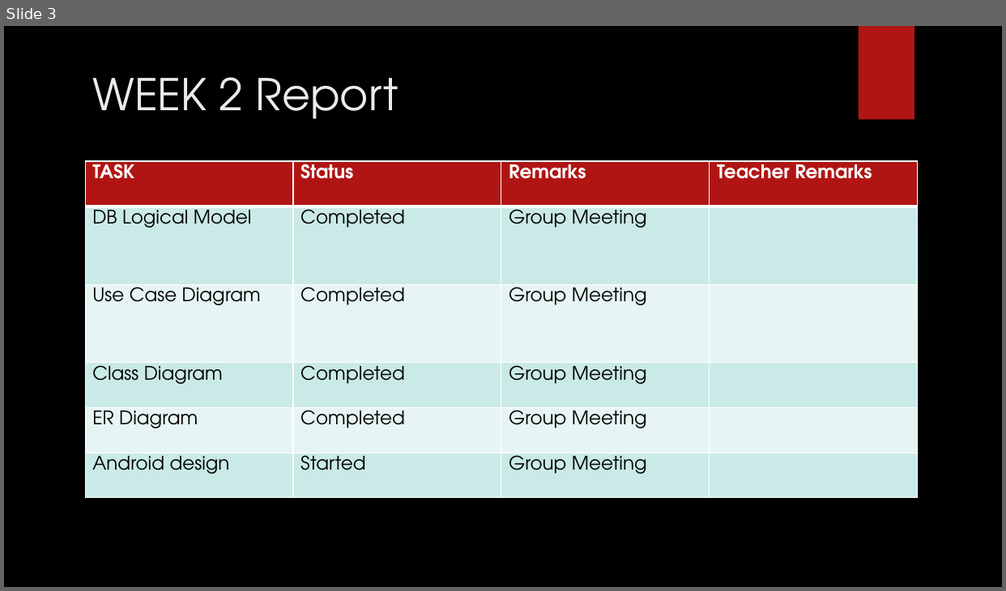
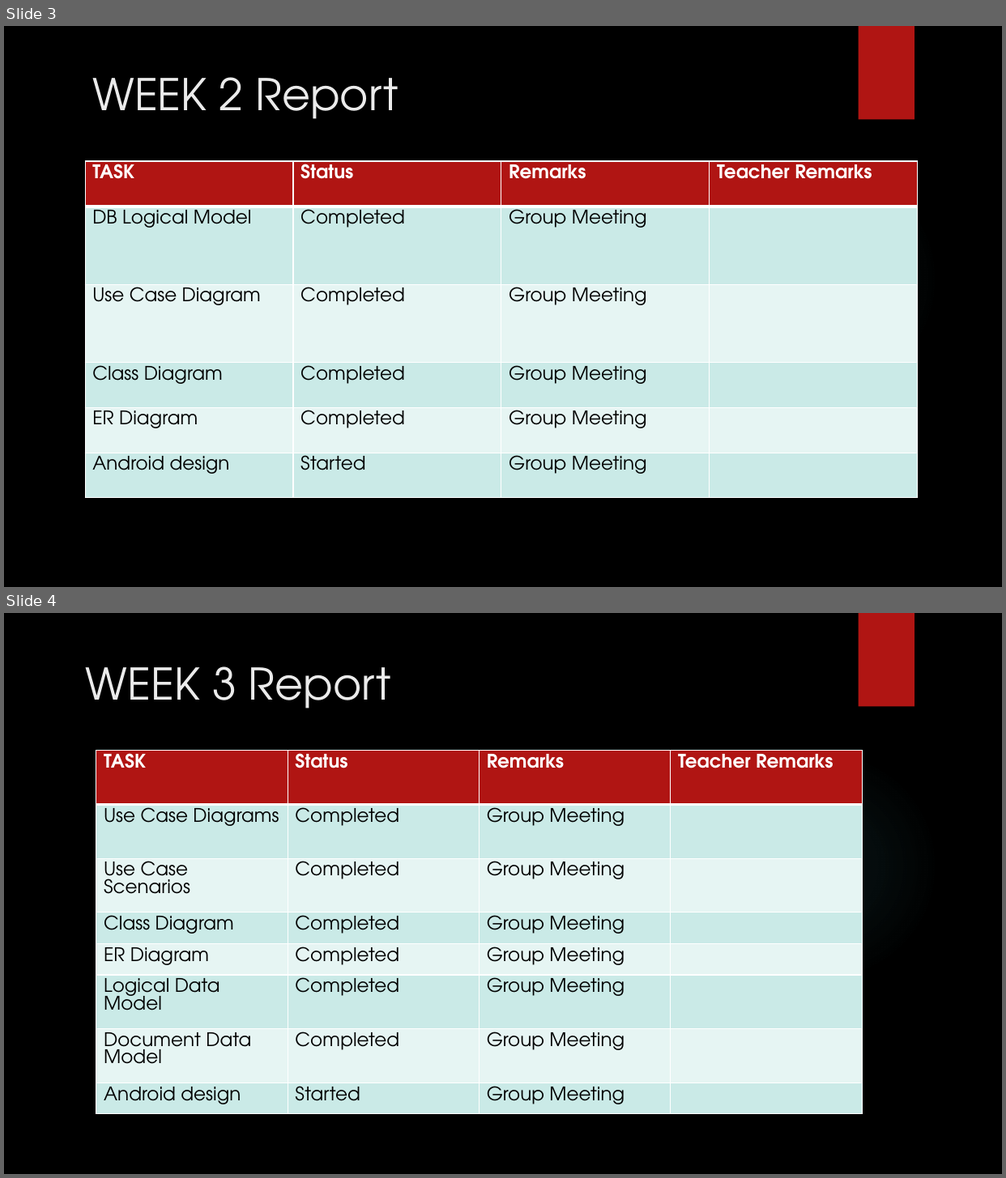
Before and after one commit to Prabhjotdhaliwal/BirdAdventure, a slide deck: Documentation/BIRD ADVENTURE APP - Weekly Tasks.pptx. Shown one above the other, each under a label of ours: slide 3 before the commit, slides 3 and 4 after it. The pictures are 1006x591 and 1006x1178 pixels, drawn with LibreOffice and Linux fonts; fonts in the diff are those of the drawing; background and template pictures are left out. Boxes give left, top, right and bottom in pixels: in the first picture for what was removed or moved away, otherwise in the second. Text is boxed around its words. In the diff, an @@ line names an element or a change of style, - is before the commit and + after.

Commit message:
Documentation changes - Updated Birds Adventure Report

```diff
--- a/Documentation/BIRD ADVENTURE APP - Weekly Tasks.pptx
+++ b/Documentation/BIRD ADVENTURE APP - Weekly Tasks.pptx
@@ slide 4 added at (4,613,1002,1174), background picture (left out); not listed: 2 template elements that a slide beside it also shows @@
@@ title added at (86,666,391,709), 42 pt, text #EBEBEB @@
+WEEK 3 Report
@@ table added at (96,751,863,1114), 8 rows, 4 columns @@
+TASK | Status | Remarks | Teacher Remarks
+Use Case Diagrams | Completed | Group Meeting | 
+Use Case Scenarios | Completed | Group Meeting | 
+Class Diagram | Completed | Group Meeting | 
+ER Diagram | Completed | Group Meeting | 
+Logical Data Model | Completed | Group Meeting | 
+Document Data Model | Completed | Group Meeting | 
+Android design | Started | Group Meeting | 
```
Also in this commit, not shown: 7 other files.
